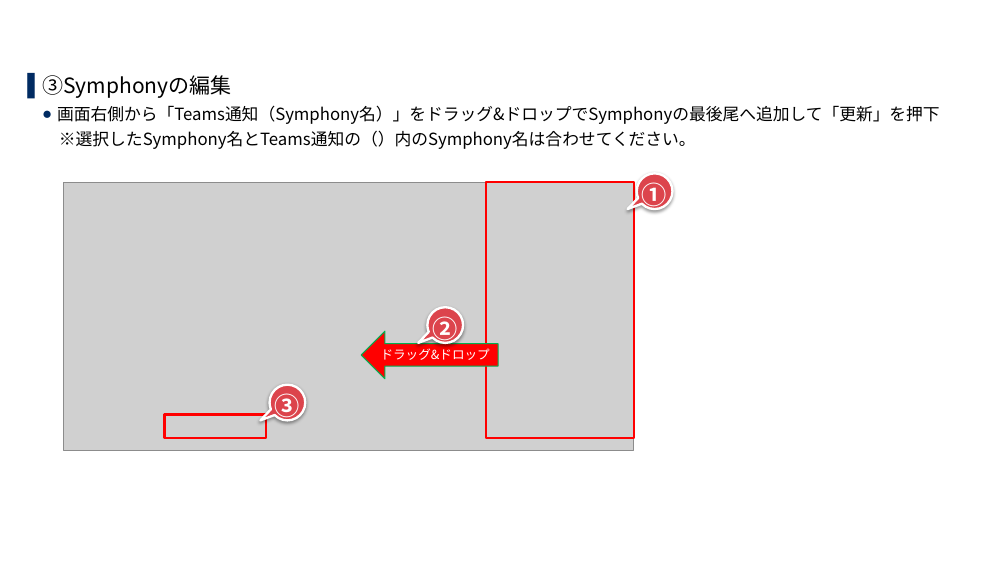
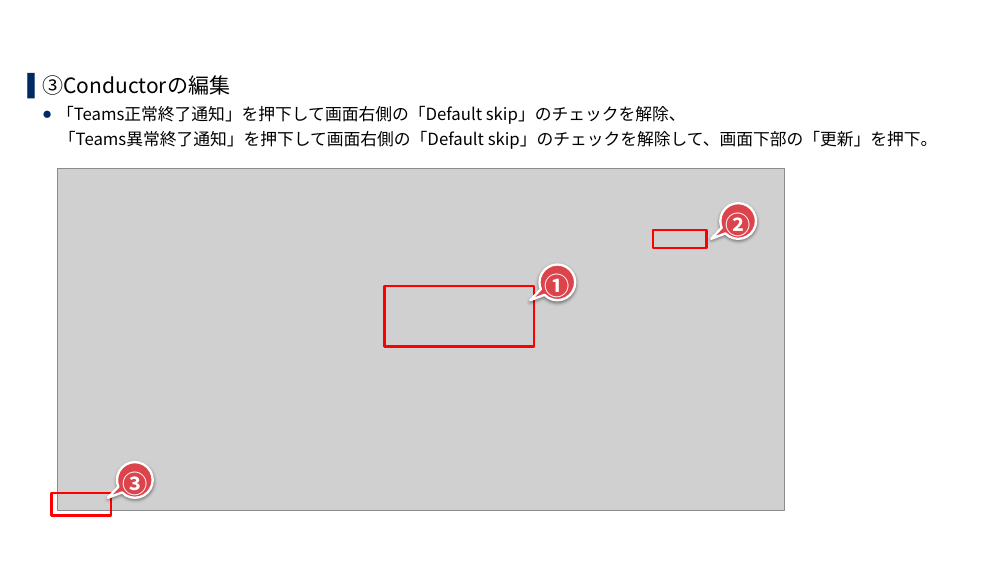
Before and after one commit to exastro-suite/it-automation-docs, a slide deck: slide 38 of asset/SettingSamples_ja/cloud-system-template-install_ja.pptx. Drawn at 1008x567 pixels with LibreOffice and Linux fonts; fonts in the diff are those of the drawing; grey boxes stand for pictures; background and template pictures are left out. Boxes give left, top, right and bottom in pixels: in the first picture for what was removed or moved away, otherwise in the second. Text is boxed around its words. In the diff, an @@ line names an element or a change of style, - is before the commit and + after.

```diff
--- a/asset/SettingSamples_ja/cloud-system-template-install_ja.pptx
+++ b/asset/SettingSamples_ja/cloud-system-template-install_ja.pptx
@@ text at (42, 75, 938, 149): text changed @@
-▌ ③Symphonyの編集
-  ● 画面右側から「Teams通知（Symphony名）」をドラッグ&ドロップでSymphonyの最後尾へ追加して「更新」を押下
-  ※選択したSymphony名とTeams通知の（）内のSymphony名は合わせてください。
+▌ ③Conductorの編集
+  ● 「Teams正常終了通知」を押下して画面右側の「Default skip」のチェックを解除、
+  「Teams異常終了通知」を押下して画面右側の「Default skip」のチェックを解除して、画面下部の「更新」を押下。
@@ picture: place and size @@
-picture at (64, 182, 634, 450)
+picture at (57, 169, 784, 511)
@@ speech bubble "②": place and size @@
-speech bubble "②" at (427, 307, 463, 343)
+speech bubble "②" at (721, 203, 756, 239)
@@ rectangle: place and size @@
-rectangle at (165, 414, 266, 439)
+rectangle at (653, 230, 707, 248)
@@ speech bubble "①": place and size @@
-speech bubble "①" at (637, 173, 672, 209)
+speech bubble "①" at (540, 265, 575, 300)
@@ rectangle: place and size @@
-rectangle at (486, 181, 634, 438)
+rectangle at (385, 286, 535, 347)
@@ left arrow removed at (361, 331, 498, 379) @@
-ドラッグ&ドロップ
@@ speech bubble "③": place and size @@
-speech bubble "③" at (270, 385, 306, 420)
+speech bubble "③" at (117, 462, 153, 498)
@@ rectangle added at (51, 493, 111, 516), outline #FF0000 2.25 pt @@
```
Also in this commit, not shown: 33 other slides changed, 2 other files.
